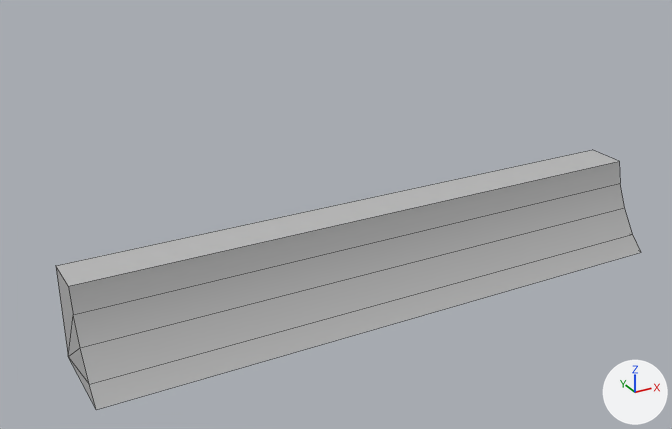
The FBX model Assets/Arenas/Walls/wall_straight_001.fbx as it was, and as the next commit left it.
Both versions are drawn from a camera (50 mm lens) standing at (-7.2, -12.19, 7.43) and looking at (-0.78, -0.51, 1.59). Lighting does not change. The marker at lower right points along +X, +Y and +Z. Mesh edges are drawn as thin lines. Where no turn or scale is listed for an object, it has been applied to the vertices.

The first picture shows 'wall_straight'.
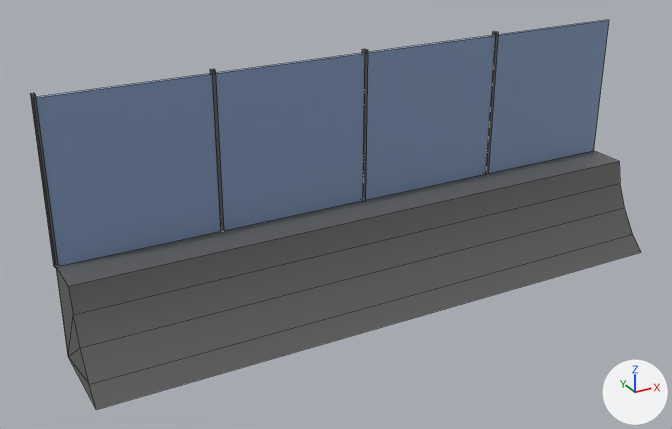
What differs and where, as boxes (x1, y1, x2, y2) in the pictures (672 x 429 px):
'wall_straight', reshaped (50% taller)
    before: (56, 150, 641, 410)
    after: (30, 20, 641, 410)
part 1 of me_mesh, added
    after: (486, 31, 498, 174)
part 2 of me_mesh, added
    after: (362, 49, 368, 201)
part 3 of me_mesh, added
    after: (30, 93, 59, 268)
part 4 of me_mesh, added
    after: (210, 69, 224, 232)
part 5 of me_mesh, built on
    before: (56, 150, 618, 353)
    after: (36, 20, 618, 353)
part 6 of me_mesh, recoloured
    both: (68, 161, 641, 410)

What changed in the scene script:
```text
Add mat_wall001_mat:
    mat_wall001_mat = principled_material('wall001_MAT')
    mat_wall001_mat.base_color = (0.122, 0.122, 0.122)  # dark grey #626262
Add mat_perspex_mat:
    mat_perspex_mat = principled_material('perspex_MAT')
    mat_perspex_mat.base_color = (0.218, 0.316, 0.5)  # blue #8198bc
Change me_mesh:
    used by ob_wall_straight; location = (0.0, 0.0, 0.0)
    verts and faces of me_mesh; kept vertices keep their numbers, new ones are numbered from 14
    before: 0 (-5.0, -1.5, 0.0) at pixel (96, 409), 1 (5.0, -1.5, 0.0) at pixel (641, 252), 2 (-5.0, -0.7, 1.5) at pixel (68, 286), 3 (5.0, -0.7, 1.5) at pixel (619, 161), 4 (-5.0, 0.0, 1.5) at pixel (55, 265)
    before: 5 (5.0, 0.0, 1.5) at pixel (592, 149), 6 (-5.0, 0.0, 0.0) at pixel (68, 356), 7 (5.0, 0.0, 0.0), 10 (-5.0, -0.78, 1.1) at pixel (73, 314), 13 (5.0, -0.78, 1.1) at pixel (620, 183)
    remove me_mesh.from_pydata(...)  # 14 vertices, 15 faces; spans x -5.0..5.0, y -1.5..0.0, z 0.0..1.5
    add me_mesh.from_pydata(...)  # 52 vertices, 43 faces; spans x -5.03..5.0, y -1.5..0.03, z 0.0..4.0
    me_mesh part 1: a new loose piece, a box spanning x 2.475..2.525, y -0.065..0.035, z 1.5..4.0, in mat_wall001_mat (dark grey #626262)
    me_mesh part 2: a new loose piece, a box spanning x -0.025..0.025, y -0.065..0.035, z 1.5..4.0, in mat_wall001_mat (dark grey #626262)
    me_mesh part 3: a new loose piece, a box spanning x -5.025..-4.975, y -0.065..0.035, z 1.5..4.0, in mat_wall001_mat (dark grey #626262)
    me_mesh part 4: a new loose piece, a box spanning x -2.525..-2.475, y -0.065..0.035, z 1.5..4.0, in mat_wall001_mat (dark grey #626262)
    me_mesh part 5
    add delete_faces([(2, 3, 5, 4), (0, 6, 7, 1), (3, 13, 7, 5), (2, 4, 6, 10)])
    add verts[14] = (-5.0, -0.04, 1.5)  # pixel (56, 266)
    add verts[15] = (-5.0, -0.04, 3.95)  # pixel (33, 98)
    add verts[16] = (-5.0, 0.0, 3.95)
    add for new, old in zip([17, 18, 19], [14, 15, 16]): verts[new] = verts[old] + (10.0, 0.0, 0.0)
    add faces += [(15, 18, 19, 16), (14, 17, 18, 15), (4, 16, 19, 5)]  # mat_perspex_mat (blue #8198bc)
    add faces += [(3, 13, 7, 17), (4, 6, 14), (2, 3, 17, 14), (5, 17, 7), (2, 14, 6, 10)]  # mat_wall001_mat (dark grey #626262)
    me_mesh part 6: 11 faces spanning x -5.0..5.0, y -1.5..0.0, z 0.0..1.5 switch from mat_lambert1 (grey #bcbcbc) to mat_wall001_mat (dark grey #626262)
    add me_mesh.materials.append(mat_perspex_mat)  # blue #8198bc
```
